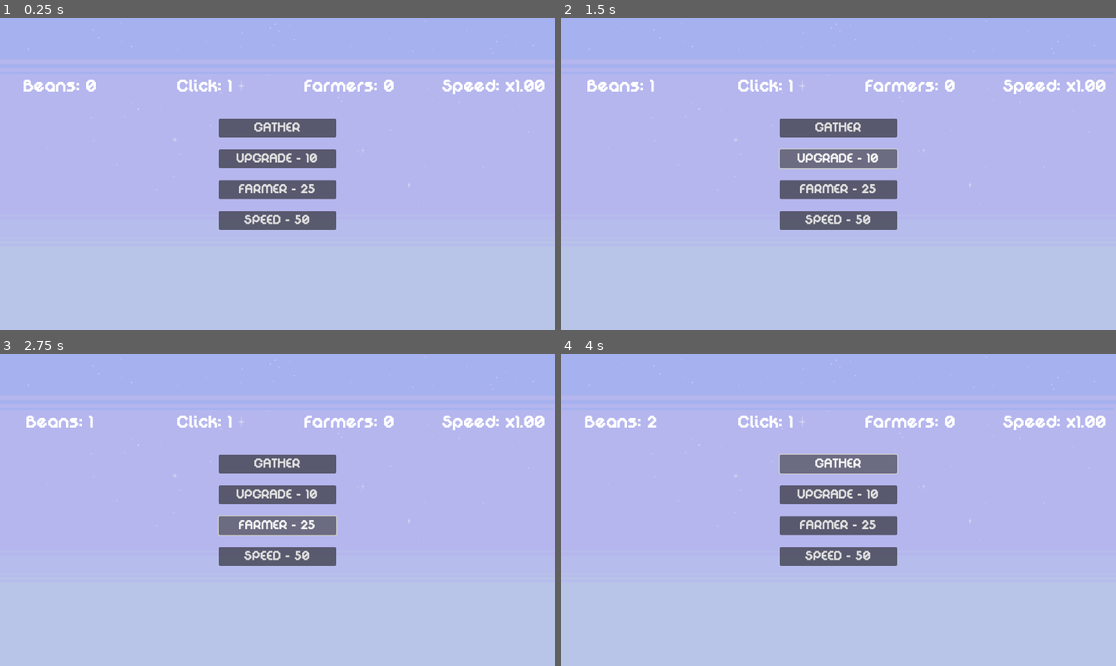
Above: before the commit, frames 1-4 (two rows, left to right).
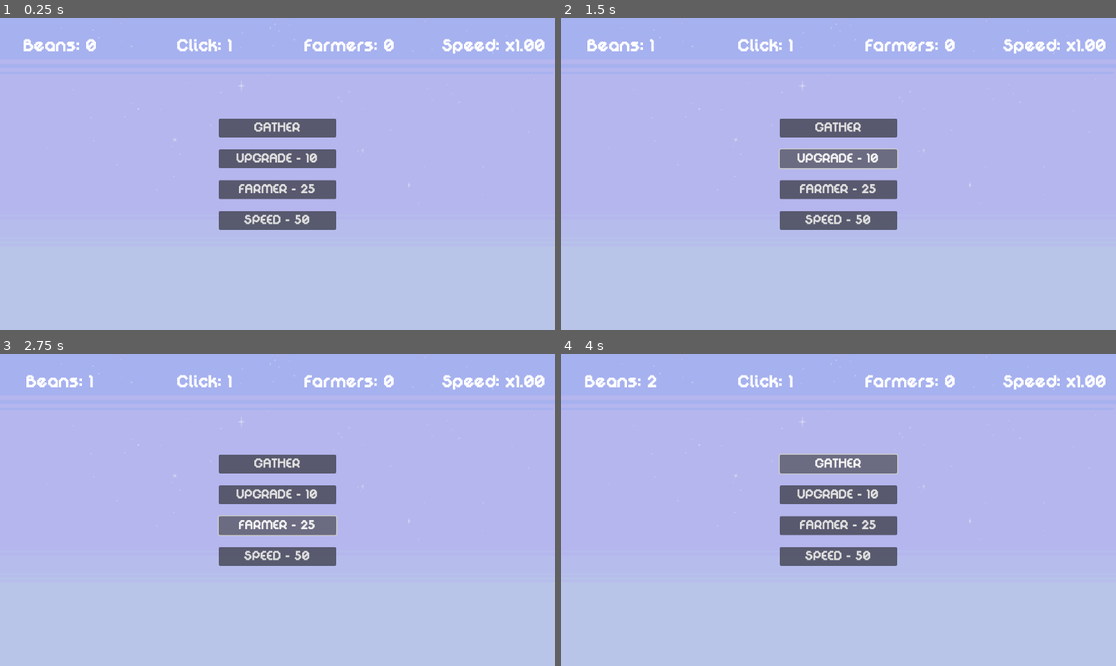
Above: after the commit, the same moments.

Repository: caglarefek/coffee-clicker
Game: Godot game, scene res://scenes/game.tscn
Same seed, same stepped clock (60 frames per second), same inputs: the game is played once before the commit and once after it.
Inputs:
- Up to frame 1 (0.25 s): no input
- Up to frame 2 (1.5 s): click "GATHER" at 0.5 s; click "UPGRADE - 10" at 1.25 s
- Up to frame 3 (2.75 s): click "FARMER - 25" at 2 s
- Up to frame 4 (4 s): click "SPEED - 50" at 2.75 s; click "GATHER" at 3.5 s

The runs differ from the first frame. In frame 1, 2.2% of the frame differs, in the area x 4-99%, y 6-25%; in frame 2, 2.2%; in frame 3, 2.2%; in frame 4, 2.2%.

Commit message:
testing git

Diff:
--- a/scenes/game.tscn
+++ b/scenes/game.tscn
@@ -27,10 +27,9 @@
 anchors_preset = 5
 anchor_left = 0.5
 anchor_right = 0.5
-offset_left = -575.0
-offset_top = 84.0
-offset_right = 575.0
-offset_bottom = 205.0
+offset_left = -333.0
+offset_right = 333.0
+offset_bottom = 121.0
 grow_horizontal = 2
 theme_override_constants/separation = 50
 
